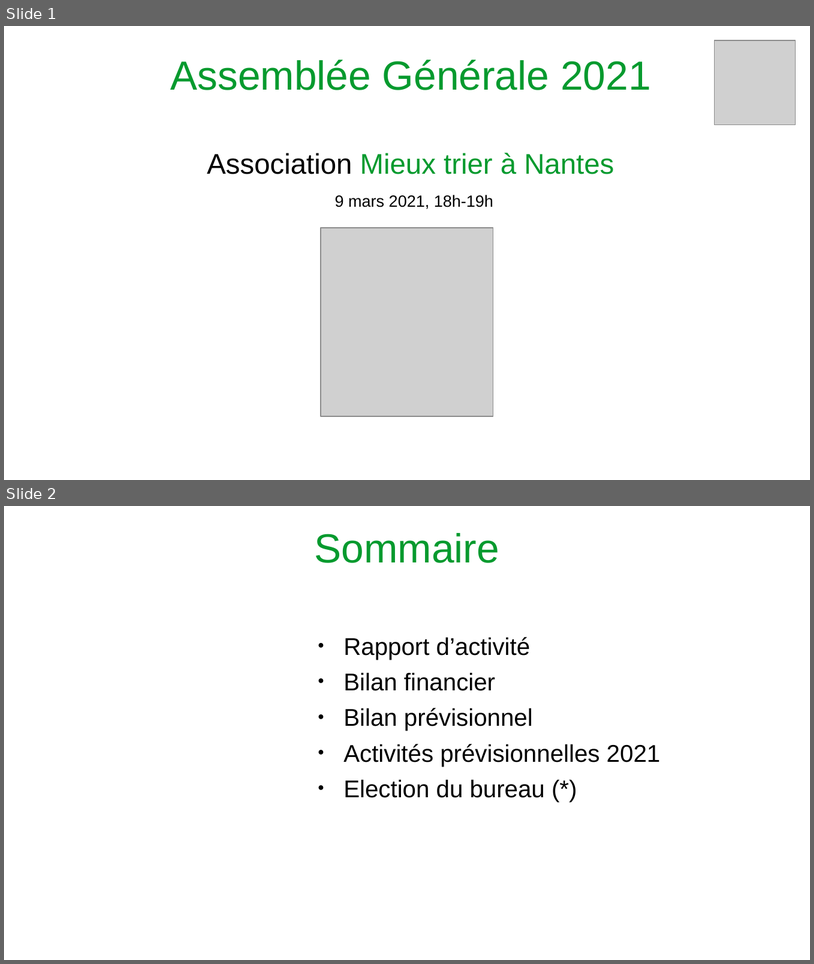
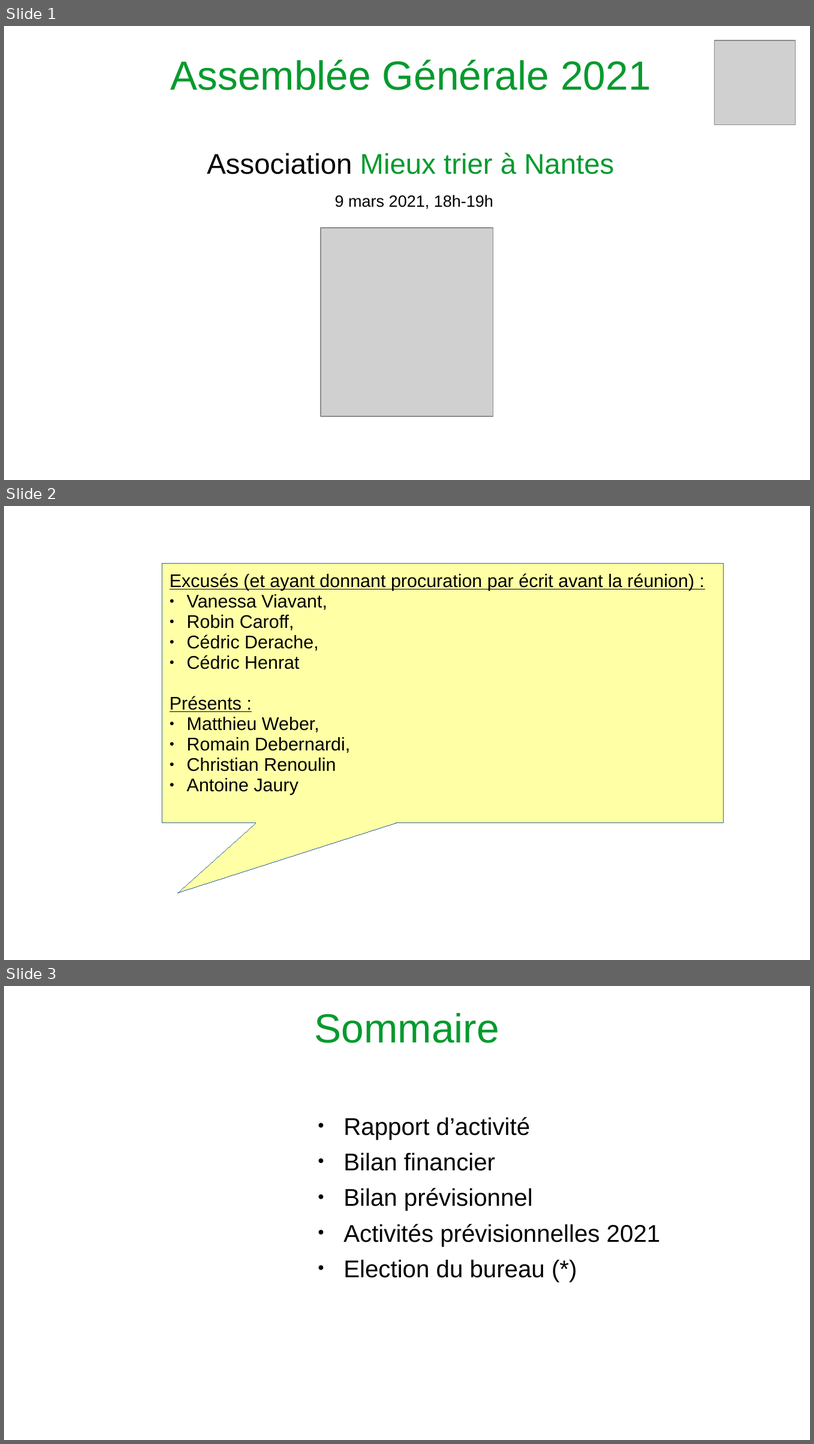
Before and after one commit to vivreanantes/VivreANantes_Complements, a slide deck: association/ag/MieuxTrierANantes_AGOrdinaire_2021.odp. Shown one above the other, each under a label of ours: slides 1 and 2 before the commit, slides 1, 2 and 3 after it. The pictures are 814x964 and 814x1444 pixels, drawn with LibreOffice and Linux fonts; fonts in the diff are those of the drawing; grey boxes stand for pictures. Boxes give left, top, right and bottom in pixels: in the first picture for what was removed or moved away, otherwise in the second. Text is boxed around its words. In the diff, an @@ line names an element or a change of style, - is before the commit and + after.

```diff
--- a/association/ag/MieuxTrierANantes_AGOrdinaire_2021.odp
+++ b/association/ag/MieuxTrierANantes_AGOrdinaire_2021.odp
@@ slide 2 added at [4,506,810,960], background #FFFFFF @@
@@ speech box added at [163,564,725,823], fill #FFFFA6, outline #3465A4 0 pt, 18 pt, text #000000 @@
+Excusés (et ayant donnant procuration par écrit avant la réunion) :
+● Vanessa Viavant,
+● Robin Caroff,
+● Cédric Derache,
+● Cédric Henrat
+Présents :
+● Matthieu Weber,
+● Romain Debernardi,
+● Christian Renoulin
+● Antoine Jaury
@@ what was slide 2 is now slide 3 @@
```
Also in this commit, not shown: 6 slides changed, 3 other slides added, 1 slide removed.
